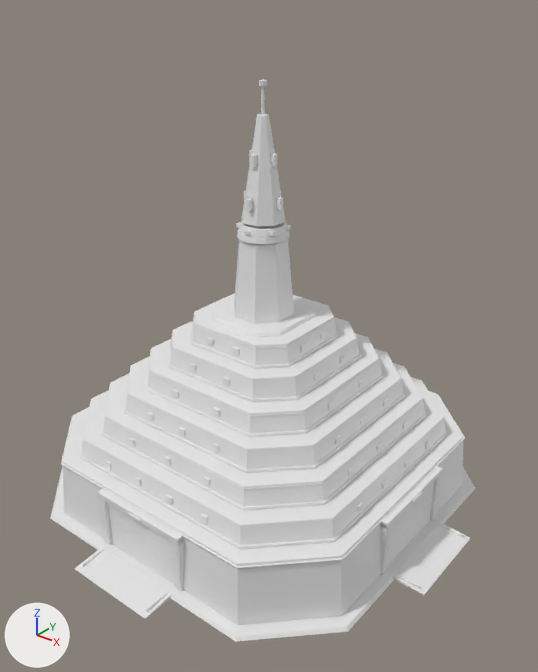
The glTF model art/units/hq_t5.glb as it was, and as the next commit left it.
One viewpoint serves both versions: a 50 mm camera at (71.0, -87.3, 83.1) aimed at (3.0, -2.3, 30.4). The lights are fixed; the arrows at lower left show +X, +Y and +Z. The first picture is the older version. Vertices at exactly the same position are counted once.

In view in the first picture: 'hq_t5'.
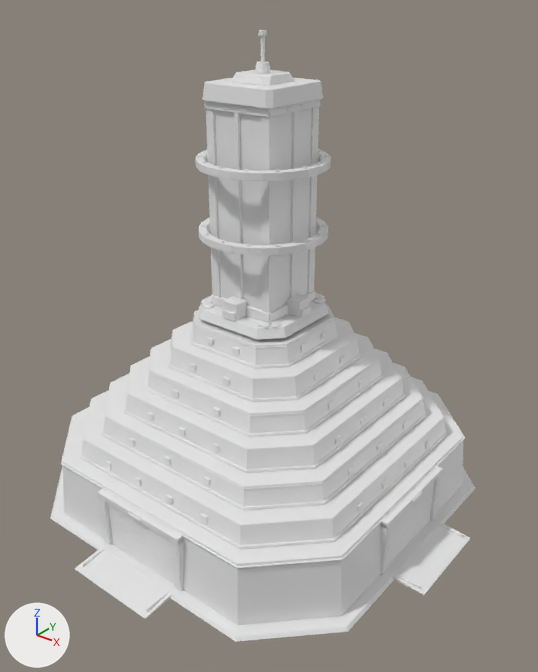
Where the change shows, as pixel boxes [x1, y1, x2, y2] in the pictures (538 x 672 px; the box of a moved part takes in the faces that stretch with it):
'hq_t5', reshaped (9% taller)
    before: [50, 79, 475, 642]
    after: [50, 30, 475, 642]
part 1 of me_piece, added
    after: [199, 293, 329, 339]
part 2 of me_piece, moved or reshaped
    before: [246, 198, 253, 211]
    after: [223, 296, 247, 320]
part 3 of me_piece, moved or reshaped
    before: [244, 229, 251, 235]
    after: [222, 310, 236, 321]
part 4 of me_piece, moved or reshaped
    before: [236, 222, 241, 228]
    after: [201, 302, 215, 309]
part 5 of me_piece, moved or reshaped
    before: [268, 231, 276, 236]
    after: [257, 321, 271, 328]
part 6 of me_piece, moved or reshaped
    before: [277, 197, 283, 210]
    after: [287, 294, 310, 317]
part 7 of me_piece, moved or reshaped
    before: [286, 224, 291, 230]
    after: [300, 306, 312, 318]
part 8 of me_piece, moved or reshaped (not visible before)
    after: [270, 321, 282, 328]
part 9 of me_piece, moved or reshaped (not visible before)
    after: [313, 298, 326, 304]
part 10 of me_piece, moved or reshaped
    before: [251, 154, 257, 167]
    after: [201, 299, 212, 304]
part 11 of me_piece, moved or reshaped (not visible afterwards)
    before: [271, 154, 277, 167]
part 12 of me_piece, moved or reshaped
    before: [261, 86, 265, 115]
    after: [261, 36, 265, 62]
part 13 of me_piece, moved or reshaped
    before: [259, 79, 267, 86]
    after: [259, 30, 267, 36]
part 14 of me_piece, deleted
    before: [237, 229, 290, 245]
part 15 of me_piece, deleted
    before: [239, 221, 288, 238]
part 16 of me_piece, deleted
    before: [234, 239, 294, 323]
part 17 of me_piece, deleted
    before: [241, 114, 286, 227]
part 18 of me_piece, added
    after: [195, 62, 331, 323]
part 19 of me_piece, added
    after: [198, 217, 328, 256]

What changed in the scene script:
```text
Change me_piece:
    used by ob_hq_t5; location = (0.0, 0.0, 0.0)
    remove me_piece.from_pydata(...)  # 5684 vertices, 10524 faces; spans x -37.0..37.0, y -37.0..37.0, z 0.0..69.4
    add me_piece.from_pydata(...)  # 9364 vertices, 17832 faces; spans x -37.0..37.0, y -37.0..37.0, z 0.0..76.0
    me_piece part 1: the loose piece of 48 vertices spanning x -10.3..10.3, y -10.3..10.3, z 29.0..32.6 is copied, and the copy is scaled about its middle by (0.881, 0.881, 0.435), then moved by (0.0, 0.0, 3.2); it spans x -9.1..9.1, y -9.1..9.1, z 33.2..34.8
    me_piece part 2: the loose piece of 24 vertices spanning x -0.3..0.3, y -3.7..-3.0, z 50.9..52.7 is scaled about its middle by (4.3, 3.67, 1.46), then moved by (0.0, -3.8, -15.7)
    me_piece part 3: the loose piece of 24 vertices spanning x -0.4..0.4, y -4.2..-3.2, z 47.3..47.9 is scaled about its middle by (2.79, 0.522, 2.12), then moved by (0.0, -4.9, -12.2)
    me_piece part 4: the loose piece of 24 vertices spanning x -3.7..-2.8, y -2.3..-1.4, z 47.3..47.9 is scaled about its middle by (2.08, 1.6, 0.349), then moved by (-2.7, -5.2, -12.7)
    me_piece part 5: the loose piece of 24 vertices spanning x 2.8..3.7, y -2.3..-1.4, z 47.3..47.9 is scaled about its middle by (2.08, 1.6, 0.349), then moved by (2.7, -5.2, -12.7)
    me_piece part 6: the loose piece of 24 vertices spanning x 3.0..3.7, y -0.3..0.3, z 50.9..52.7 is scaled about its middle by (3.67, 4.3, 1.46), then moved by (3.8, 0.0, -15.7)
    me_piece part 7: the loose piece of 24 vertices spanning x 2.8..3.7, y 1.4..2.3, z 47.3..47.9 is scaled about its middle by (0.522, 2.79, 2.12), then moved by (5.3, -1.8, -12.2)
    me_piece part 8: the loose piece of 24 vertices spanning x -0.4..0.4, y 3.2..4.2, z 47.3..47.9 is scaled about its middle by (1.6, 2.08, 0.349), then moved by (7.0, -9.6, -12.7)
    me_piece part 9: the loose piece of 24 vertices spanning x -0.3..0.3, y 3.0..3.7, z 50.9..52.7 is scaled about its middle by (2.1, 2.73, 0.106), then moved by (7.0, 2.6, -16.9)
    me_piece part 10: the loose piece of 24 vertices spanning x -0.3..0.3, y -2.5..-1.8, z 57.3..59.1 is scaled about its middle by (2.1, 2.73, 0.106), then moved by (-7.0, -3.8, -23.3)
    me_piece part 11: the loose piece of 24 vertices spanning x 1.8..2.5, y -0.3..0.3, z 57.3..59.1 is scaled about its middle by (4.3, 3.67, 1.46), then moved by (-2.1, 7.1, -22.1)
    me_piece part 12: the loose piece of 36 vertices spanning x -0.2..0.2, y -0.2..0.2, z 64.6..68.6 is scaled about its middle by (1.23, 1.23, 0.873), then moved by (0.0, 0.0, 7.0)
    me_piece part 13: the loose piece of 48 vertices spanning x -0.6..0.6, y -0.6..0.6, z 68.6..69.4 is moved by (0.0, 0.0, 6.7)
    me_piece part 14: the loose piece of 64 vertices spanning x -4.2..4.2, y -4.2..4.2, z 46.0..47.0 is deleted
    me_piece part 15: the loose piece of 64 vertices spanning x -3.9..3.9, y -3.9..3.9, z 47.0..48.2 is deleted
    me_piece part 16: the loose piece of 48 vertices spanning x -4.8..4.8, y -4.8..4.8, z 33.2..45.8 is deleted
    me_piece part 17: the loose piece of 48 vertices spanning x -3.3..3.3, y -3.3..3.3, z 48.6..64.6 is deleted
    me_piece part 18: 2098 vertices added at x -10.1..10.1, y -10.1..10.1, z 34.8..71.8
    me_piece part 19: 1446 vertices added at x -10.1..10.1, y -10.1..10.1, z 46.4..47.8
    other edits to the shape of me_piece do not show in these pictures
```
